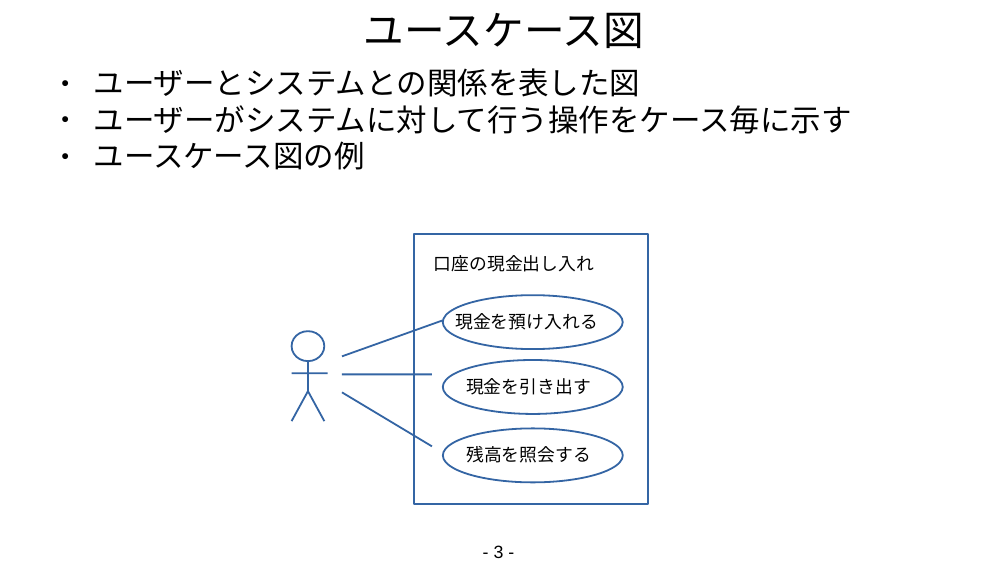
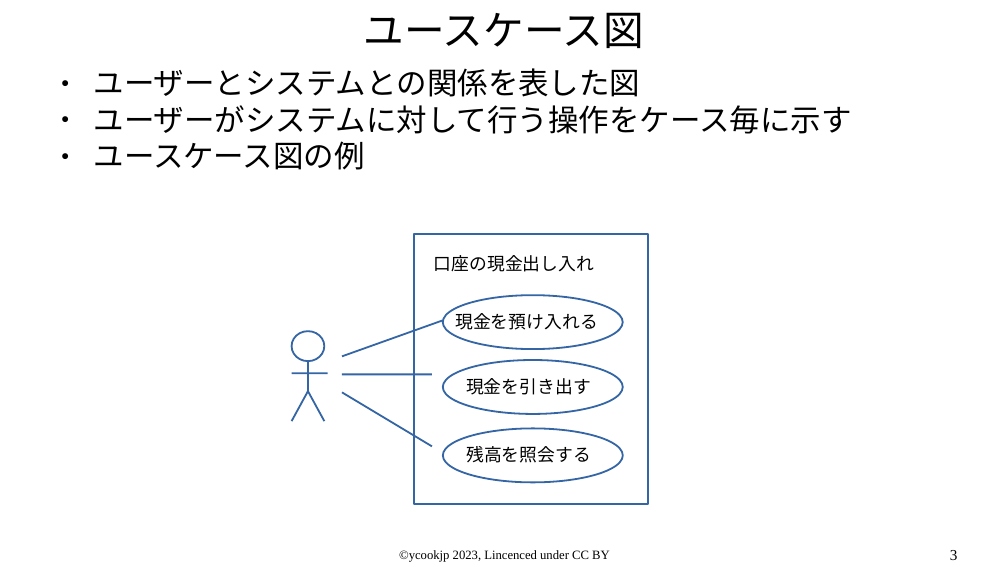
Before and after one commit to ycookjp/javasolutions, a slide deck: slide 3 of src/site/resources/docs/slides/UML概論.odp. Drawn at 1008x567 pixels with LibreOffice and Linux fonts; fonts in the diff are those of the drawing. Boxes give left, top, right and bottom in pixels: in the first picture for what was removed or moved away, otherwise in the second. Text is boxed around its words. In the diff, an @@ line names an element or a change of style, - is before the commit and + after.

```diff
--- a/src/site/resources/docs/slides/UML概論.odp
+++ b/src/site/resources/docs/slides/UML概論.odp
@@ text added at bbox=[399, 550, 610, 562], 10 pt, text #000000 @@
+©ycookjp 2023, Lincenced under CC BY
@@ page number at bbox=[950, 550, 958, 560]: text changed; size 14 to 12 pt; font Arial to Times New Roman @@
-- 3 -
+3
```
Also in this commit, not shown: 7 other slides changed, 7 other files.
